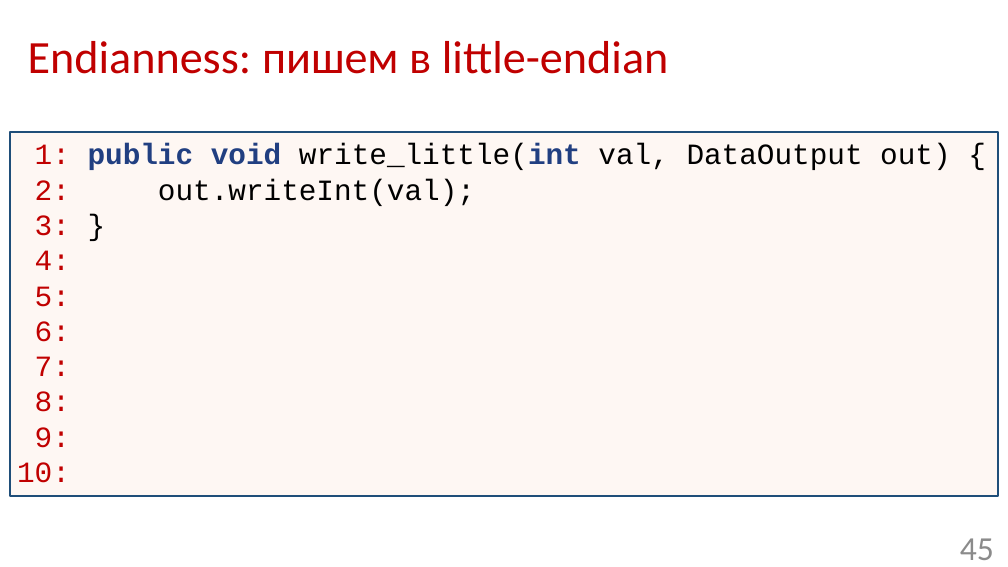
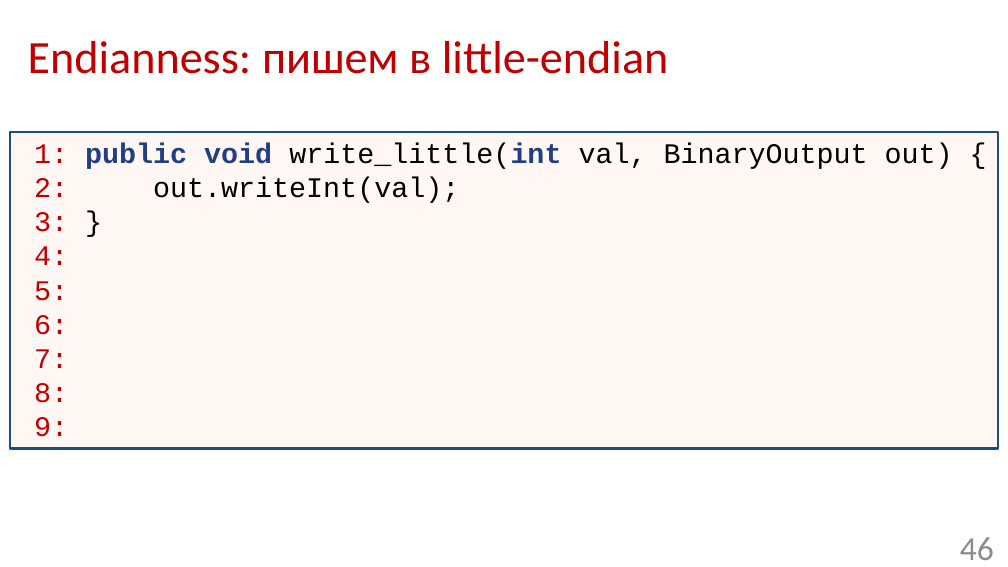
Before and after one commit to Mmuzaf/ozerov_2017_joker, a slide deck: slide 46 of slides/ozerov_joker2017_serialization.pptx (slide 45 before the commit). Drawn at 1008x567 pixels with LibreOffice and Linux fonts; fonts in the diff are those of the drawing; background and template pictures are left out. Boxes give left, top, right and bottom in pixels: in the first picture for what was removed or moved away, otherwise in the second. Text is boxed around its words. In the diff, an @@ line names an element or a change of style, - is before the commit and + after.

```diff
--- a/slides/ozerov_joker2017_serialization.pptx
+++ b/slides/ozerov_joker2017_serialization.pptx
@@ rectangle "1: public void write_little(int val, ...": place and size @@
-rectangle "1: public void write_little(int val, ..." at (10, 132, 998, 495)
+rectangle "1: public void write_little(int val, ..." at (10, 132, 998, 448)
@@ text in rectangle at (34, 143, 953, 169): text changed; size 28 to 27 pt @@
-1: public void write_little(int val, DataOutput out) {
+1: public void write_little(int val, BinaryOutput out) {
@@ text in rectangle at (34, 177, 459, 437): size 28 to 27 pt in "2: out.writeInt(val);", "3: }", "4:", "5:" and 4 more places @@
@@ text in rectangle at (17, 462, 70, 483): paragraph removed @@
-10:
@@ page number at (960, 537, 994, 560): text changed @@
-45
+46
```
Also in this commit, not shown: 15 other slides changed, 5 slides added, 3 slides removed, 1 other file.
